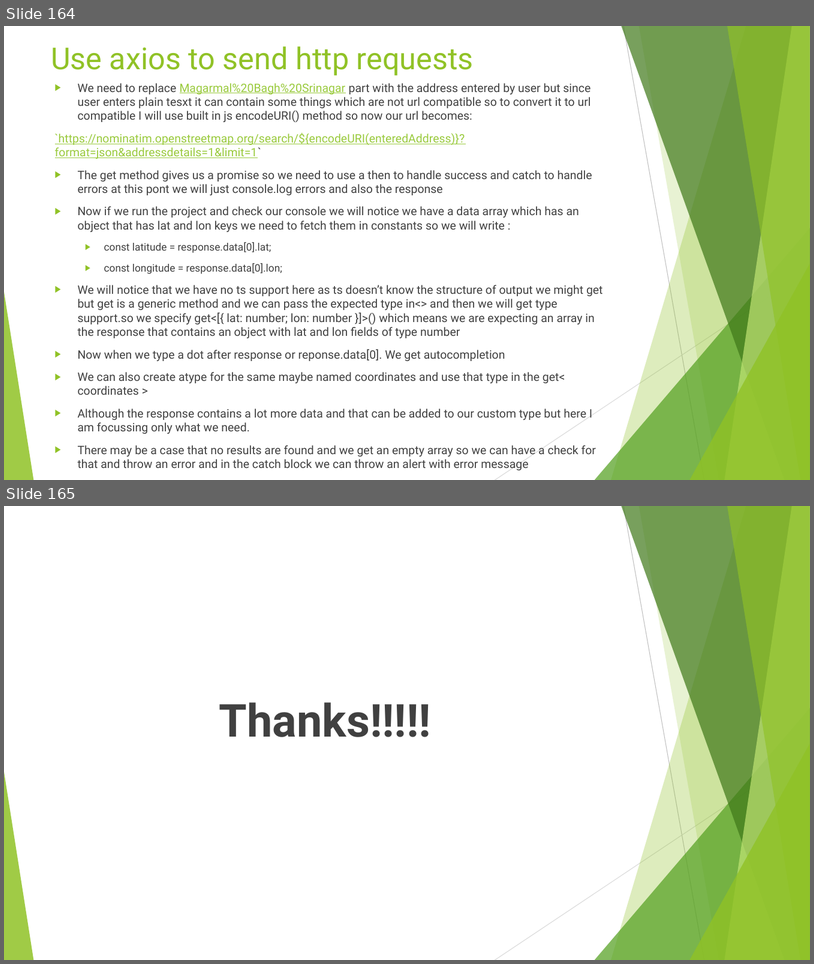
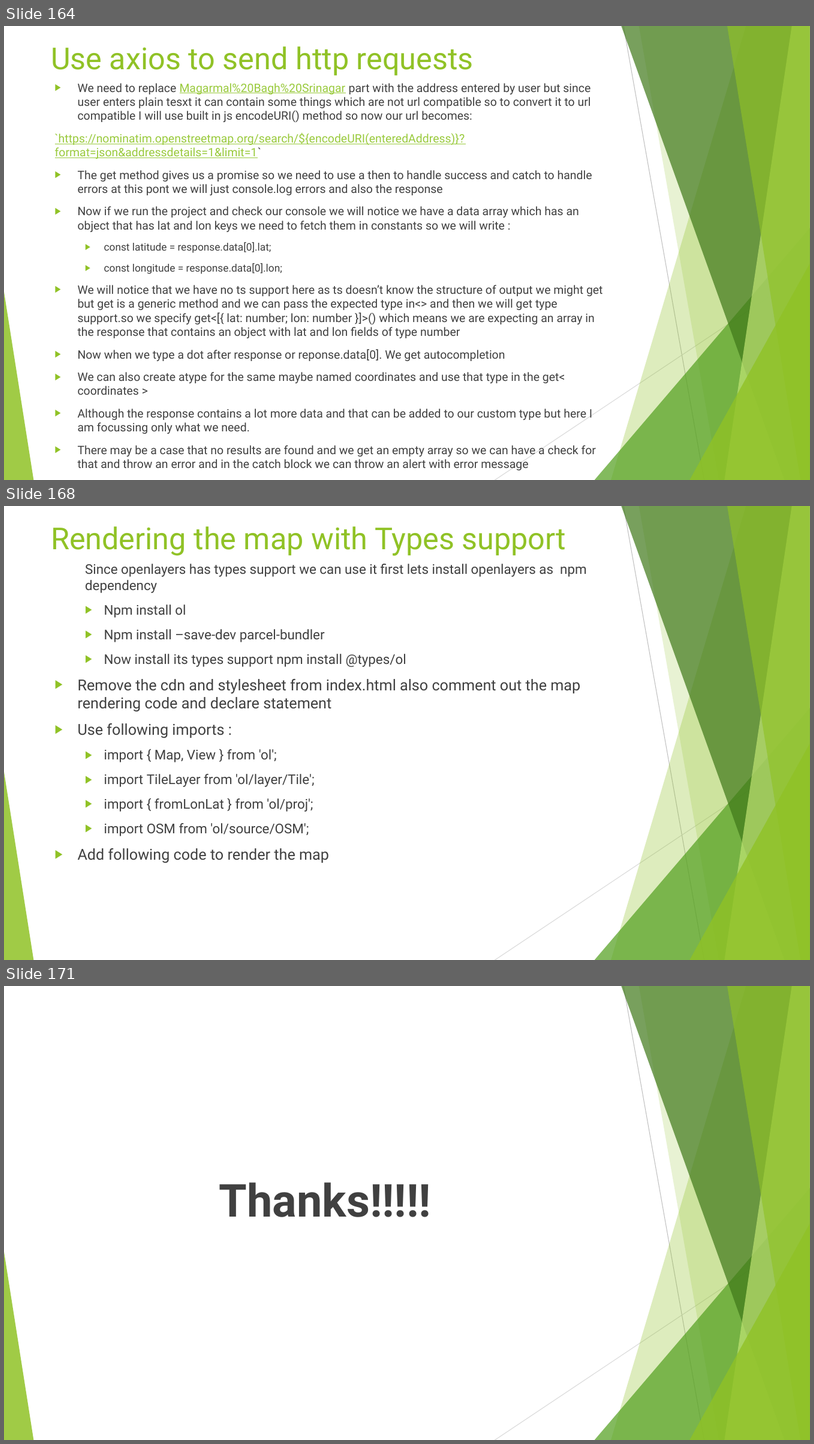
Before and after one commit to rudhrainfogain/TypeScript, a slide deck: PPT/TypeScriptv13.pptx. Shown one above the other, each under a label of ours: slides 164 and 165 before the commit, slides 164, 168 and 171 after it; the slides between them are not shown. The pictures are 814x964 and 814x1444 pixels, drawn with LibreOffice and Linux fonts; fonts in the diff are those of the drawing. Boxes give left, top, right and bottom in pixels: in the first picture for what was removed or moved away, otherwise in the second. Text is boxed around its words. In the diff, an @@ line names an element or a change of style, - is before the commit and + after.

```diff
--- a/PPT/TypeScriptv13.pptx
+++ b/PPT/TypeScriptv13.pptx
@@ slide 168 added at [4, 506, 810, 960], background #FFFFFF; not listed: 10 template elements that a slide beside it also shows @@
@@ title added at [51, 526, 567, 556], 36 pt, text #90C226 @@
+Rendering the map with Types support
@@ text added at [78, 564, 587, 863], 16 pt, text #404040 @@
+  Since openlayers has types support we can use it first lets install openlayers as npm dependency
+  ▶ Npm install ol
+  ▶ Npm install –save-dev parcel-bundler
+  ▶ Now install its types support npm install @types/ol
+▶ Remove the cdn and stylesheet from index.html also comment out the map rendering code and declare statement
+▶ Use following imports :
+  ▶ import { Map, View } from 'ol';
+  ▶ import TileLayer from 'ol/layer/Tile';
+  ▶ import { fromLonLat } from 'ol/proj';
+  ▶ import OSM from 'ol/source/OSM';
+▶ Add following code to render the map
@@ what was slide 165 is now slide 171 @@
```
Also in this commit, not shown: 5 other slides added, 4 other files.
